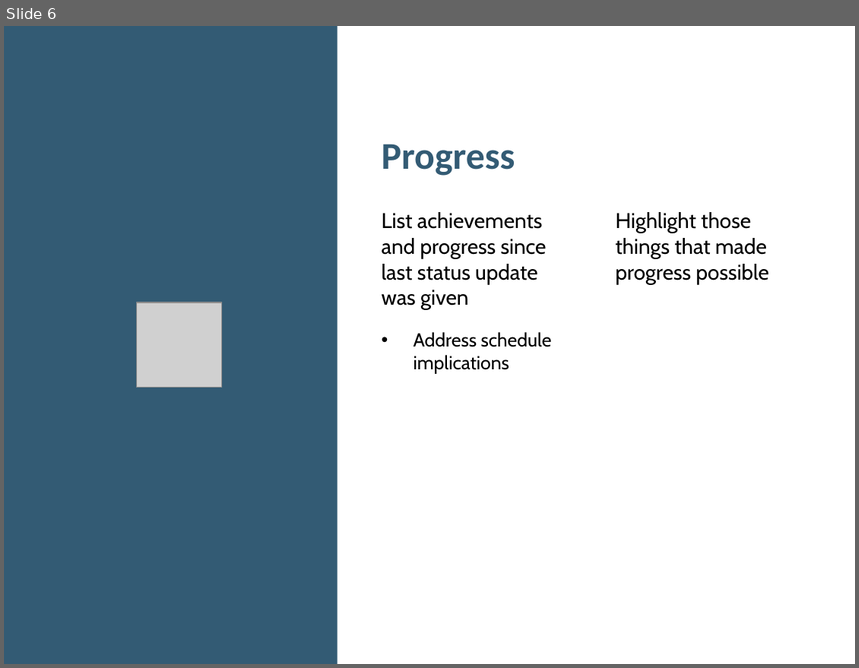
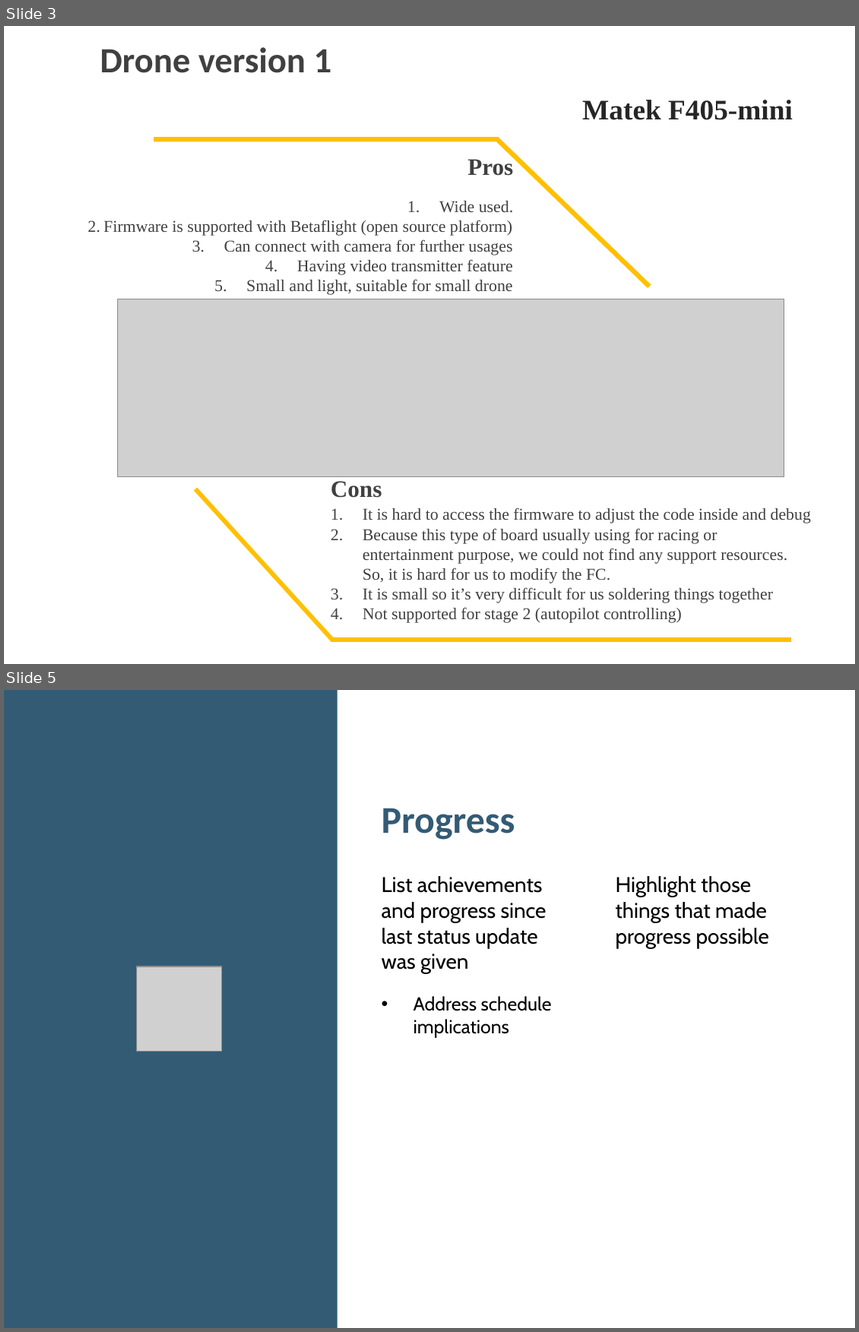
Before and after one commit to 1659012/RnD16Bit, a slide deck: Presentation/Project Status.pptx. Shown one above the other, each under a label of ours: slide 6 before the commit, slides 3 and 5 after it; the slides between them are not shown. The pictures are 859x668 and 859x1332 pixels, drawn with LibreOffice and Linux fonts; fonts in the diff are those of the drawing; grey boxes stand for pictures; background and template pictures are left out. Boxes give left, top, right and bottom in pixels: in the first picture for what was removed or moved away, otherwise in the second. Text is boxed around its words. In the diff, an @@ line names an element or a change of style, - is before the commit and + after.

Commit message:
Powerpoint + Resources

```diff
--- a/Presentation/Project Status.pptx
+++ b/Presentation/Project Status.pptx
@@ slide 3 added at [4, 26, 855, 664], background picture (left out) @@
@@ text added at [100, 47, 332, 73], 30 pt, text #404040, bold @@
+Drone version 1
@@ text added at [582, 100, 793, 120], 24 pt, text #262626, bold @@
+Matek F405-mini
@@ freeform shape added at [154, 139, 649, 287], outline #FFC000 4 pt @@
@@ text added at [468, 157, 513, 176], 20 pt, text #404040, bold @@
+Pros
@@ text added at [104, 201, 513, 295], 14 pt, text #404040 @@
+1. Wide used.
+2. Firmware is supported with Betaflight (open source platform)
+3. Can connect with camera for further usages
+4. Having video transmitter feature
+5. Small and light, suitable for small drone
@@ picture added at [117, 300, 784, 477] @@
@@ text added at [331, 481, 382, 498], 20 pt, text #404040, bold @@
+Cons
@@ freeform shape added at [196, 489, 791, 640], outline #FFC000 3.75 pt @@
@@ text added at [363, 508, 811, 623], 14 pt, text #404040 @@
+1. It is hard to access the firmware to adjust the code inside and debug
+2. Because this type of board usually using for racing or entertainment purpose, we could not find any support resources. So, it is hard for us to modify the FC.
+3. It is small so it’s very difficult for us soldering things together
+4. Not supported for stage 2 (autopilot controlling)
@@ what was slide 6 is now slide 5 @@
```
Also in this commit, not shown: 1 slide changed, 2 other slides added, 4 slides removed, 22 other files.
